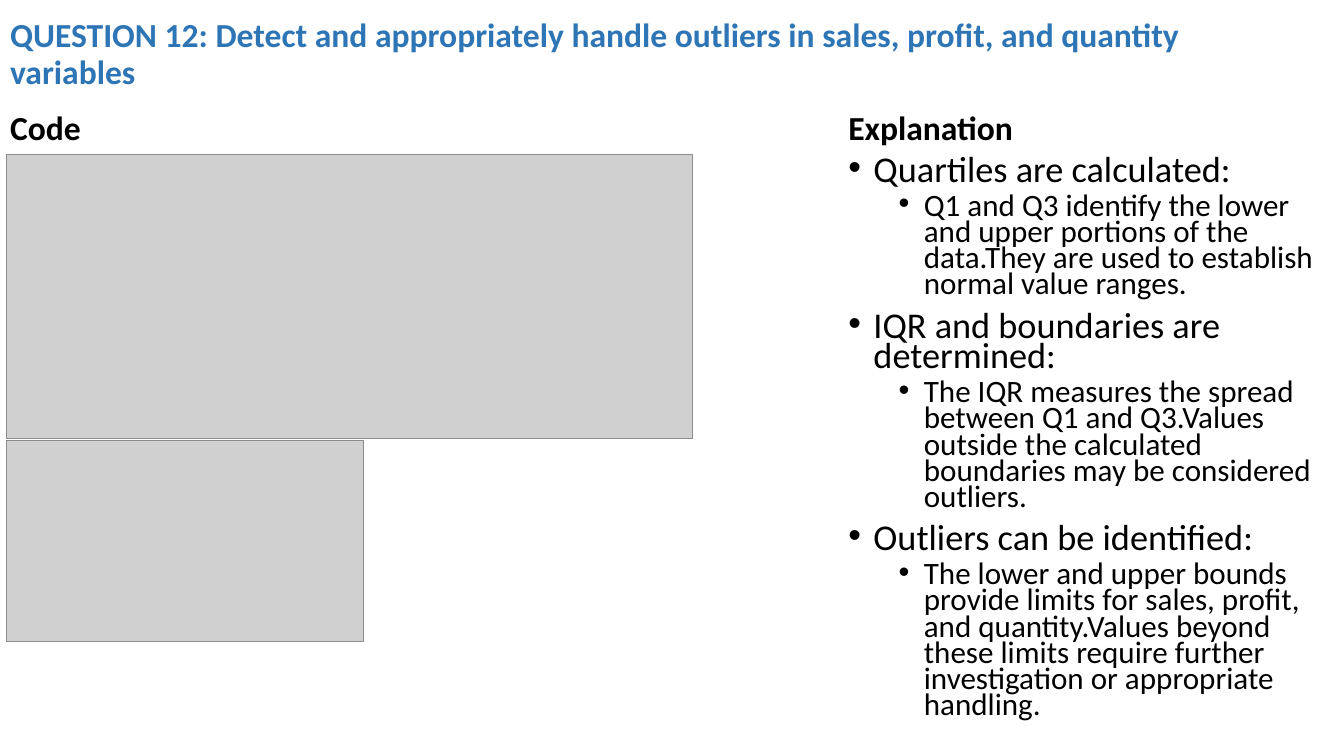
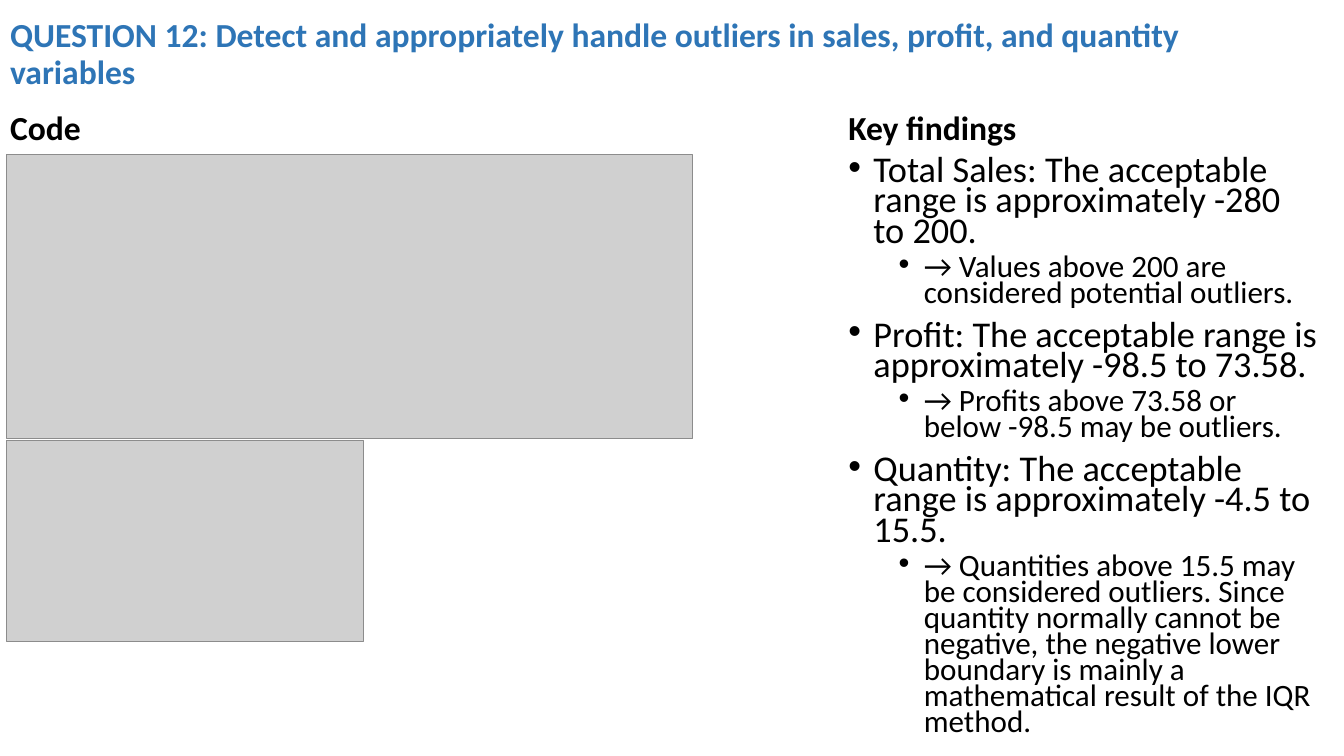
Before and after one commit to roykiptala/Datascience-workshop, a slide deck: slide 24 of Projects/RETAIL SALES AND CUSTOMER ANALYTICS.pptx (slide 23 before the commit). Drawn at 1344x756 pixels with LibreOffice and Linux fonts; fonts in the diff are those of the drawing; grey boxes stand for pictures. Boxes give left, top, right and bottom in pixels: in the first picture for what was removed or moved away, otherwise in the second. Text is boxed around its words. In the diff, an @@ line names an element or a change of style, - is before the commit and + after.

Commit message:
Complete data analysis

```diff
--- a/Projects/RETAIL SALES AND CUSTOMER ANALYTICS.pptx
+++ b/Projects/RETAIL SALES AND CUSTOMER ANALYTICS.pptx
@@ text at (848, 116, 1016, 146): text changed @@
-Explanation
+Key findings
@@ text at (873, 156, 1316, 733): text changed @@
-• Quartiles are calculated:
-  • Q1 and Q3 identify the lower and upper portions of the data.They are used to establish normal value ranges.
-• IQR and boundaries are determined:
-  • The IQR measures the spread between Q1 and Q3.Values outside the calculated boundaries may be considered outliers.
-• Outliers can be identified:
-  • The lower and upper bounds provide limits for sales, profit, and quantity.Values beyond these limits require further investigation or appropriate handling.
+• Total Sales: The acceptable range is approximately -280 to 200.
+  • → Values above 200 are considered potential outliers.
+• Profit: The acceptable range is approximately -98.5 to 73.58.
+  • → Profits above 73.58 or below -98.5 may be outliers.
+• Quantity: The acceptable range is approximately -4.5 to 15.5.
+  • → Quantities above 15.5 may be considered outliers. Since quantity normally cannot be negative, the negative lower boundary is mainly a mathematical result of the IQR method.
```
Also in this commit, not shown: 34 other slides changed, 1 slide added, 8 other files.
